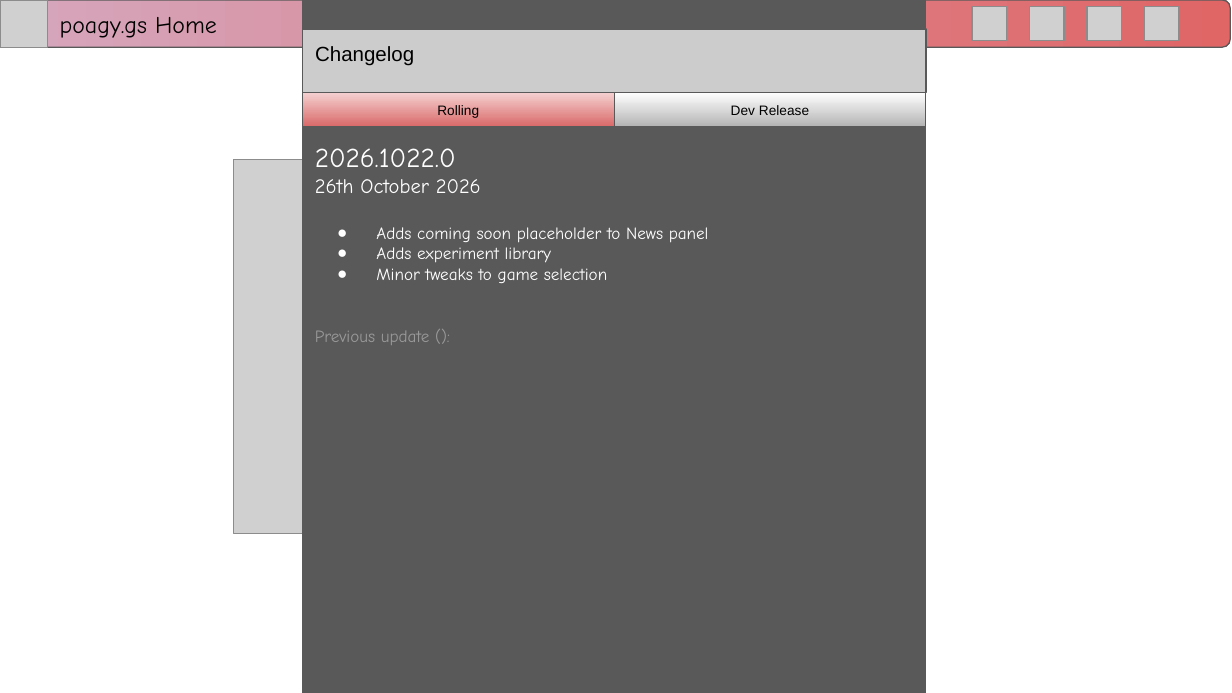
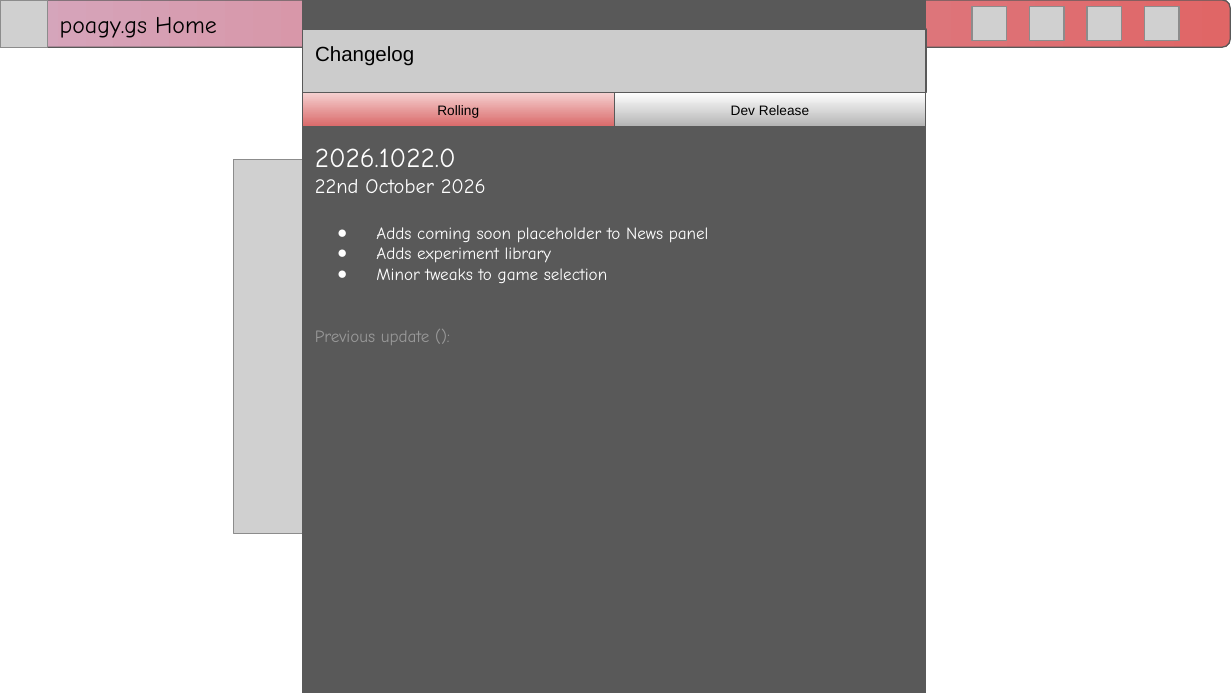
Before and after one commit to RitPigDev/poagy.gs-plus, a slide deck: slide 9 of poagy.gs+.pptx. Drawn at 1232x693 pixels with LibreOffice and Linux fonts; fonts in the diff are those of the drawing; grey boxes stand for pictures; background and template pictures are left out. Boxes give left, top, right and bottom in pixels: in the first picture for what was removed or moved away, otherwise in the second. Text is boxed around its words. In the diff, an @@ line names an element or a change of style, - is before the commit and + after.

Commit message:
Fix incorrect release date in changelog.

```diff
--- a/poagy.gs+.pptx
+++ b/poagy.gs+.pptx
@@ text in rectangle at (315,179,486,193): text changed @@
-26th October 2026
+22nd October 2026
```
